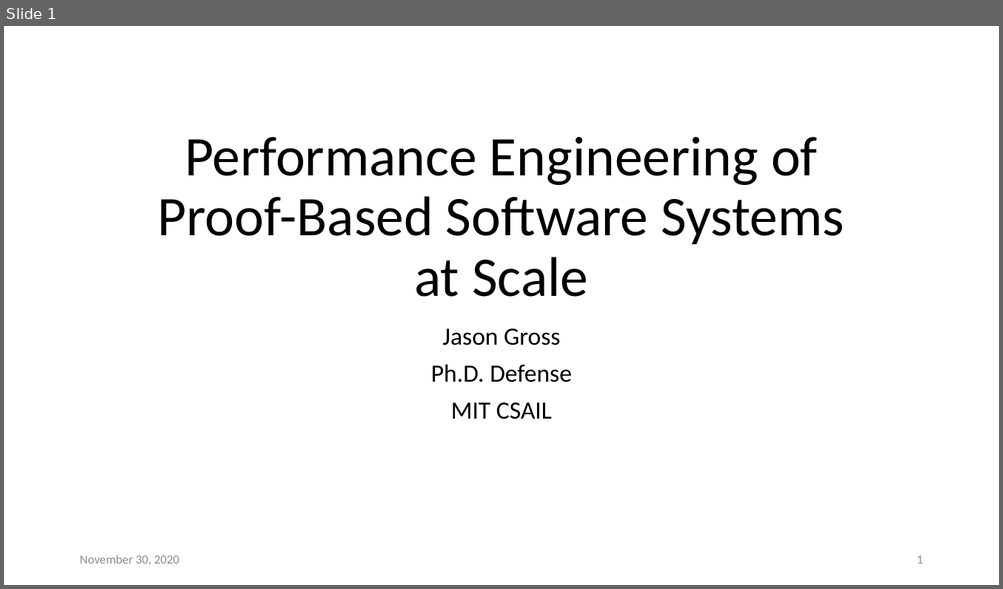
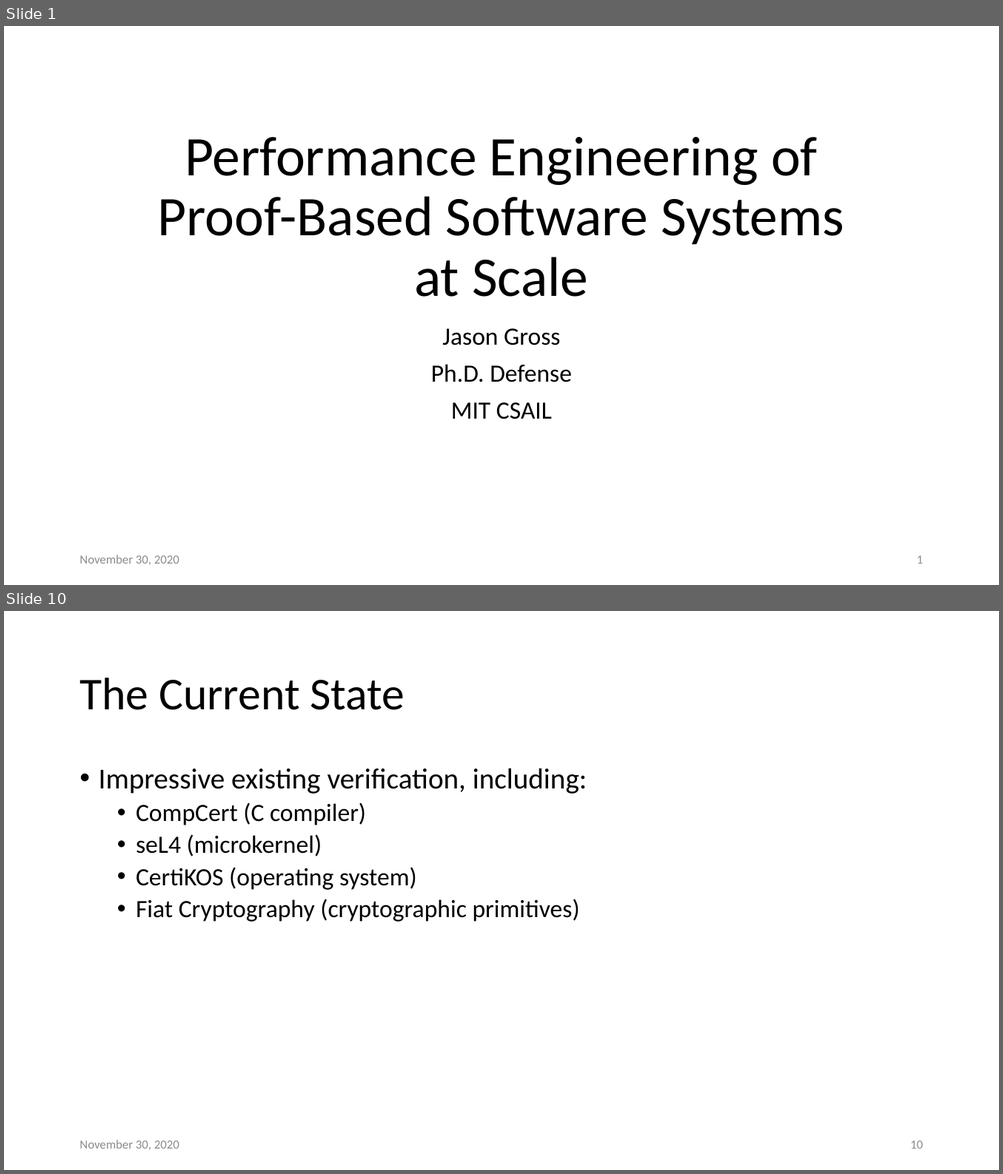
Before and after one commit to JasonGross/doctoral-thesis, a slide deck: presentation/jgross-defense.pptx. Shown one above the other, each under a label of ours: slide 1 before the commit, slides 1 and 10 after it; the slides between them are not shown. The pictures are 1003x589 and 1003x1174 pixels, drawn with LibreOffice and Linux fonts; fonts in the diff are those of the drawing. Boxes give left, top, right and bottom in pixels: in the first picture for what was removed or moved away, otherwise in the second. Text is boxed around its words. In the diff, an @@ line names an element or a change of style, - is before the commit and + after.

```diff
--- a/presentation/jgross-defense.pptx
+++ b/presentation/jgross-defense.pptx
@@ slide 10 added at (x1=4, y1=611, x2=999, y2=1170), background #FFFFFF @@
@@ title added at (x1=79, y1=678, x2=405, y2=710), 44 pt, text #000000 @@
+The Current State
@@ text added at (x1=99, y1=768, x2=587, y2=922), 24 pt, text #000000 @@
+• Impressive existing verification, including:
+  • CompCert (C compiler)
+  • seL4 (microkernel)
+  • CertiKOS (operating system)
+  • Fiat Cryptography (cryptographic primitives)
@@ text added at (x1=79, y1=1140, x2=179, y2=1150), 12 pt, text #8C8C8C @@
+November 30, 2020
@@ page number added at (x1=910, y1=1141, x2=922, y2=1149), 12 pt, text #8C8C8C @@
+10
```
Also in this commit, not shown: 3 slides changed, 33 other slides added, 29 other files.
